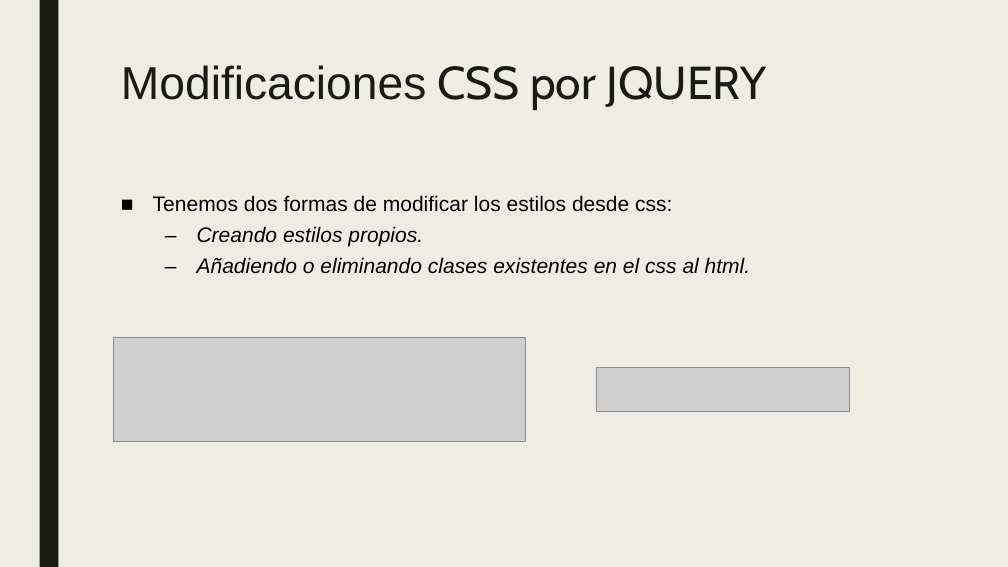
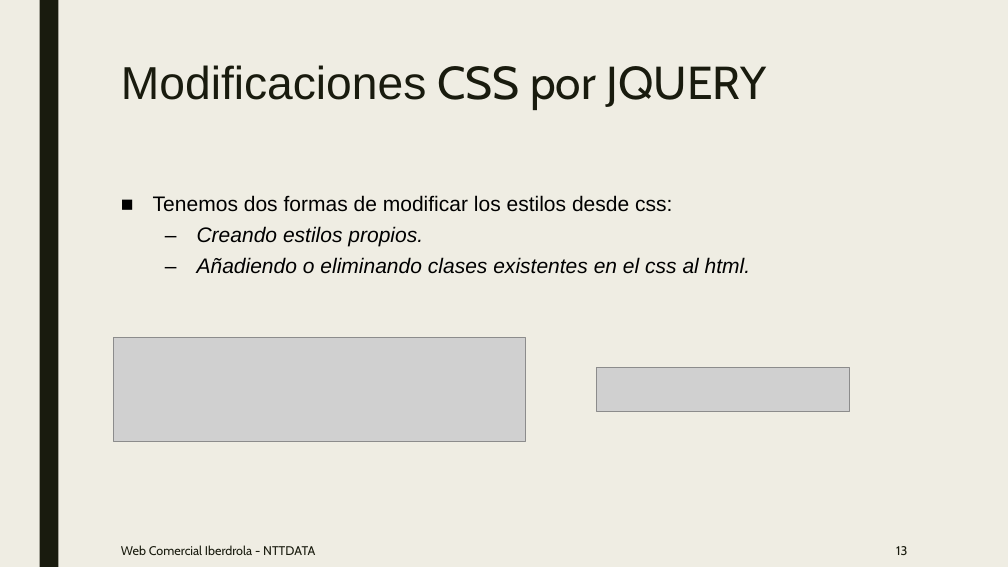
Before and after one commit to srg1995/BootcampComerciales, a slide deck: slide 13 of Teoria/JQUERY.pptx. Drawn at 1008x567 pixels with LibreOffice and Linux fonts; fonts in the diff are those of the drawing; grey boxes stand for pictures. Boxes give left, top, right and bottom in pixels: in the first picture for what was removed or moved away, otherwise in the second. Text is boxed around its words. In the diff, an @@ line names an element or a change of style, - is before the commit and + after.

Commit message:
[ BootcampComercial ] - teoria

```diff
--- a/Teoria/JQUERY.pptx
+++ b/Teoria/JQUERY.pptx
@@ text added at (x1=121, y1=545, x2=315, y2=555), 12 pt, text #191B0E @@
+Web Comercial Iberdrola - NTTDATA
@@ page number added at (x1=896, y1=546, x2=907, y2=555), 12 pt, text #191B0E @@
+13
```
Also in this commit, not shown: 14 other slides changed, 3 other files.
